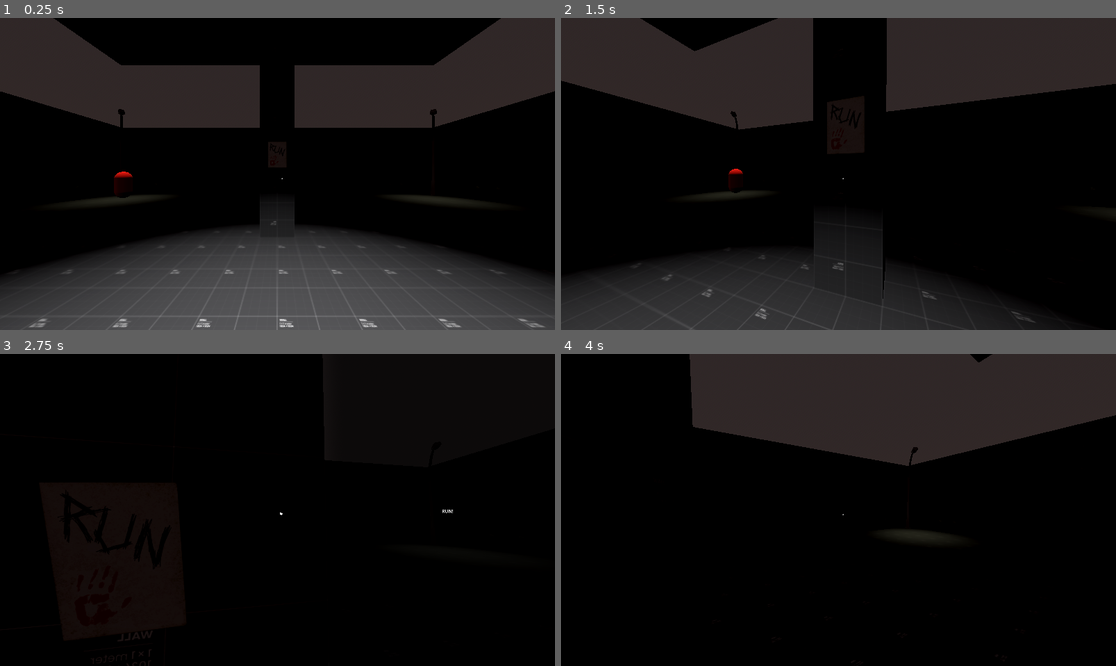
Above: before the commit, frames 1-4 (two rows, left to right).
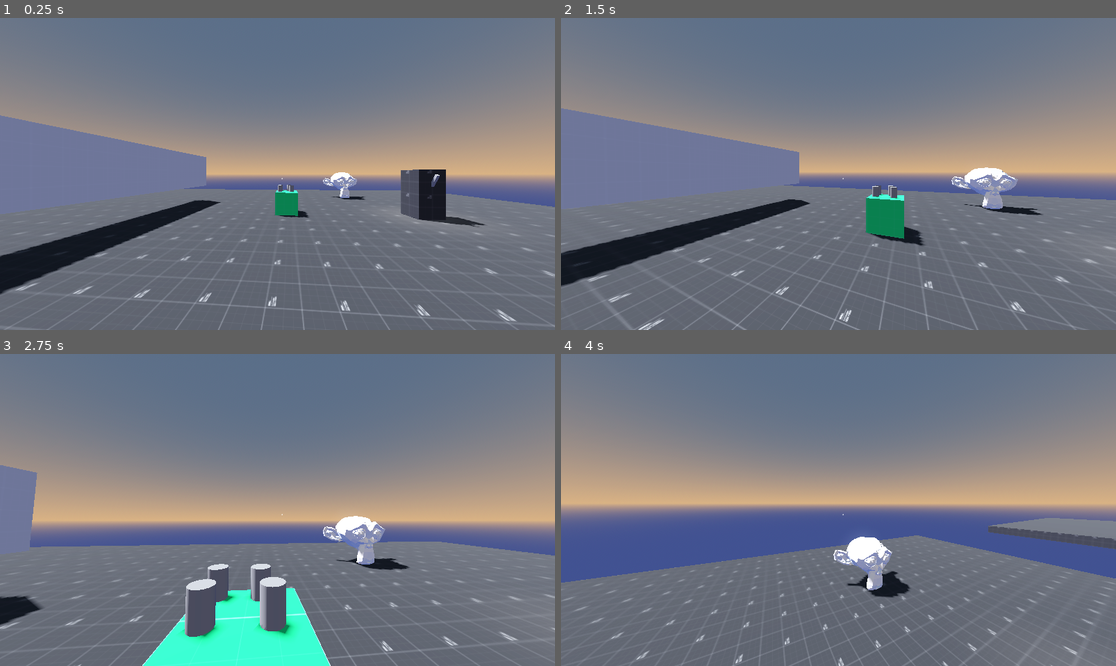
Above: after the commit, the same moments.

Repository: CrookedSmileStudios/ultimate_immersive_fps_horror
Game: Godot game, scene res://levels/sandbox.tscn
Same seed, same stepped clock (60 frames per second), same inputs: the game is played once before the commit and once after it. Before the commit the project starts from res://levels/sanity.tscn. The engine's default icon, where the game draws it, is replaced by a stand-in: a white triangle on a blue panel in a dark square. Sound files missing from this copy of the repository are replaced by a short silence.
Inputs (mouse positions are in pixels of both pictures, inside the frame that each line leads up to):
- Up to frame 1 (0.25 s): no input
- Up to frame 2 (1.5 s): move the mouse to (866, 174) at 0.52 s; press the mouse at (866, 174) at 0.53 s; hold W (forward) from 0.53 s (still down); tap Space (jump) at 0.77 s; move the mouse to (810, 174) at 1.27 s; release the mouse at (810, 174) at 1.28 s; tap Ctrl (crouch) at 1.35 s
- Up to frame 3 (2.75 s): keep holding W (forward); tap Space (jump) at 1.52 s; click (249, 510) at 1.55 s; move the mouse to (288, 503) at 2.02 s; press the mouse at (288, 503) at 2.03 s
- Up to frame 4 (4 s): keep holding W (forward); move the mouse to (832, 516) at 2.77 s; release the mouse at (832, 516) at 2.78 s; right-click (832, 516) at 2.85 s; tap Space (jump) at 3.02, 3.77 s; click (832, 516) at 3.05 s; move the mouse to (877, 513) at 3.52 s; hold Shift (sprint) from 3.53 s (still down); click (877, 513) at 3.8 s

The runs differ from the first frame. In frame 1, 98% of the frame differs, in the area x 0-100%, y 0-100%; in frame 2, 100%; in frame 3, 100%; in frame 4, 100%.

Commit message:
sound effect part 3
collision with basic default objects

Diff:
--- a/interaction/interaction_component.gd
+++ b/interaction/interaction_component.gd
@@ -51,6 +51,8 @@
 # SoundEffects
 var primary_audio_player: AudioStreamPlayer3D
 var secondary_audio_player: AudioStreamPlayer3D
+var previous_velocity: Vector3 = Vector3.ZERO
+var contact_velocity_threshold: float = 2.0
 @export var primary_se: AudioStreamOggVorbis
 @export var secondary_se: AudioStreamOggVorbis
 
@@ -63,6 +65,11 @@
 	add_child(secondary_audio_player)
 
 	match interaction_type:
+		InteractionType.DEFAULT:
+			if object_ref.has_signal("body_entered"):
+				object_ref.connect("body_entered", Callable(self, "_on_body_entered"))
+				object_ref.contact_monitor = true
+				object_ref.max_contacts_reported = 1
 		InteractionType.DOOR:
 			starting_rotation = pivot_point.rotation.x
 			maximum_rotation = deg_to_rad(rad_to_deg(starting_rotation)+maximum_rotation)
@@ -131,7 +138,6 @@
 				is_switch_snapping = true
 		InteractionType.WHEEL:
 			wheel_kickback = -sign(wheel_rotation) * wheel_kick_intensity
-
 
 func _process(delta: float) -> void:
 	match interaction_type:
@@ -260,7 +266,7 @@
 ## Fires a signal that a player has picked up a collectible item
 func _collect_item() -> void:
 	emit_signal("item_collected", get_parent())
-	_player_sound_effect(false)
+	await _player_sound_effect(false, false)
 	get_parent().queue_free()
 
 ## Fires a signal that a player has picked up a note/log
@@ -269,13 +275,18 @@
 	if col:
 		col.get_parent().remove_child(col)
 		col.queue_free()
-	_player_sound_effect(true)
+	_player_sound_effect(true, false)
 	emit_signal("note_collected", get_parent())
 
-func _player_sound_effect(visible: bool) -> void:
+func _player_sound_effect(visible: bool, interact: bool) -> void:
 	if primary_se:
 		primary_audio_player.stream = primary_se
 		primary_audio_player.play()
 		get_parent().visible = visible
-		self.can_interact = false
+		self.can_interact = interact
 		await primary_audio_player.finished
+
+func _on_body_entered(node: Node) -> void:
+	var speed = object_ref.linear_velocity.length()
+	if speed > contact_velocity_threshold:
+		_player_sound_effect(true, true)
--- a/objects/cube_1_kg.tscn
+++ b/objects/cube_1_kg.tscn
@@ -1,7 +1,8 @@
-[gd_scene load_steps=6 format=3 uid="uid://dxo43pwgdu1p5"]
+[gd_scene load_steps=7 format=3 uid="uid://dxo43pwgdu1p5"]
 
 [ext_resource type="Texture2D" uid="uid://dq8fx86by642v" path="res://assets/kenney_protoype_textures/PNG/Green/texture_01.png" id="1_jtlcp"]
 [ext_resource type="PackedScene" uid="uid://cigvl0v04l7cs" path="res://interaction/interaction_component.tscn" id="2_tfl4h"]
+[ext_resource type="AudioStream" uid="uid://du5gqipt0u3ri" path="res://assets/sound_effects/impactPlank_medium_003.ogg" id="3_wcp7k"]
 
 [sub_resource type="StandardMaterial3D" id="StandardMaterial3D_tfl4h"]
 albedo_texture = ExtResource("1_jtlcp")
@@ -11,6 +12,8 @@
 [sub_resource type="BoxShape3D" id="BoxShape3D_h6oqd"]
 
 [node name="Cube_1kg" type="RigidBody3D"]
+contact_monitor = true
+max_contacts_reported = 1
 
 [node name="MeshInstance3D" type="MeshInstance3D" parent="."]
 material_override = SubResource("StandardMaterial3D_tfl4h")
@@ -21,3 +24,4 @@
 
 [node name="InteractionComponent" parent="." node_paths=PackedStringArray("object_ref") instance=ExtResource("2_tfl4h")]
 object_ref = NodePath("..")
+primary_se = ExtResource("3_wcp7k")
--- a/project.godot
+++ b/project.godot
@@ -11,7 +11,7 @@
 [application]
 
 config/name="Tutorial"
-run/main_scene="uid://rx5fgdlb6d6l"
+run/main_scene="uid://8n8svovtgrsr"
 config/features=PackedStringArray("4.4", "Forward Plus")
 config/icon="res://icon.svg"
 
Not shown, added: assets/sound_effects/impactPlank_medium_003.ogg.import
Not shown, added: assets/sound_effects/impactPlank_medium_003.ogg
